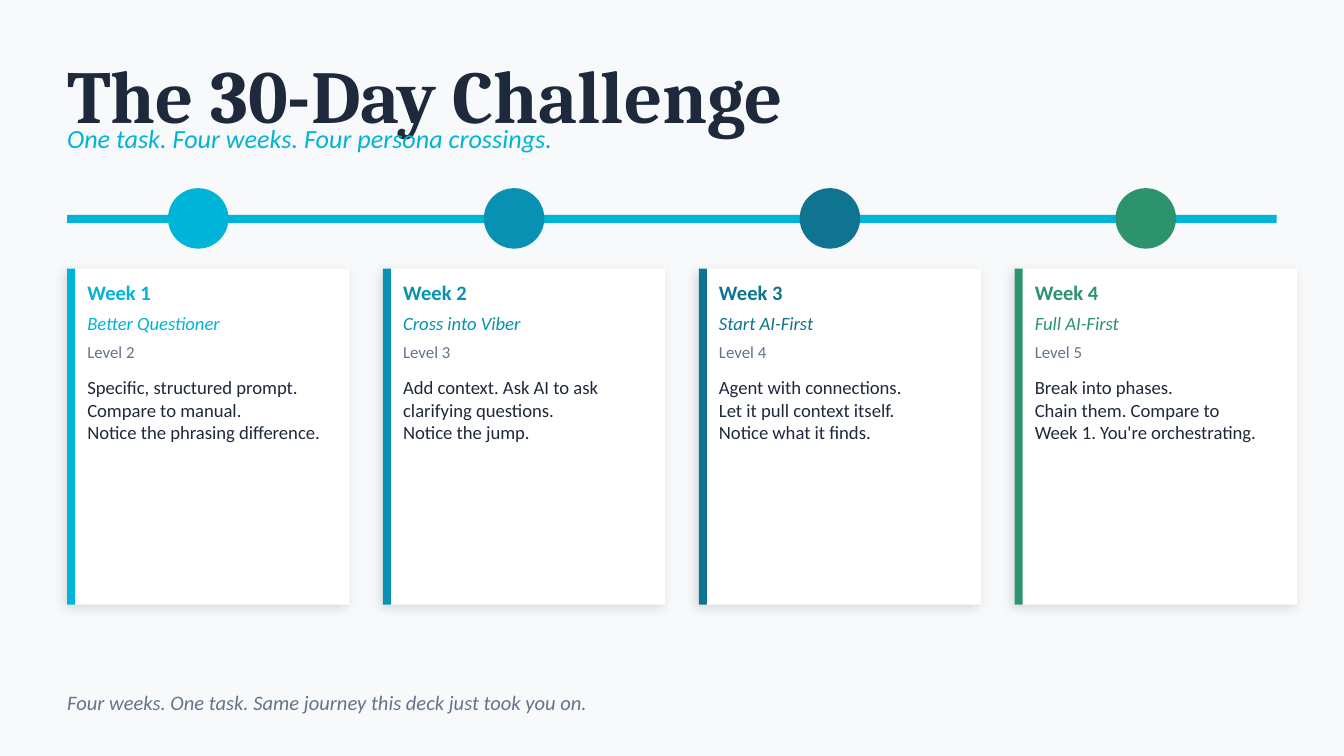
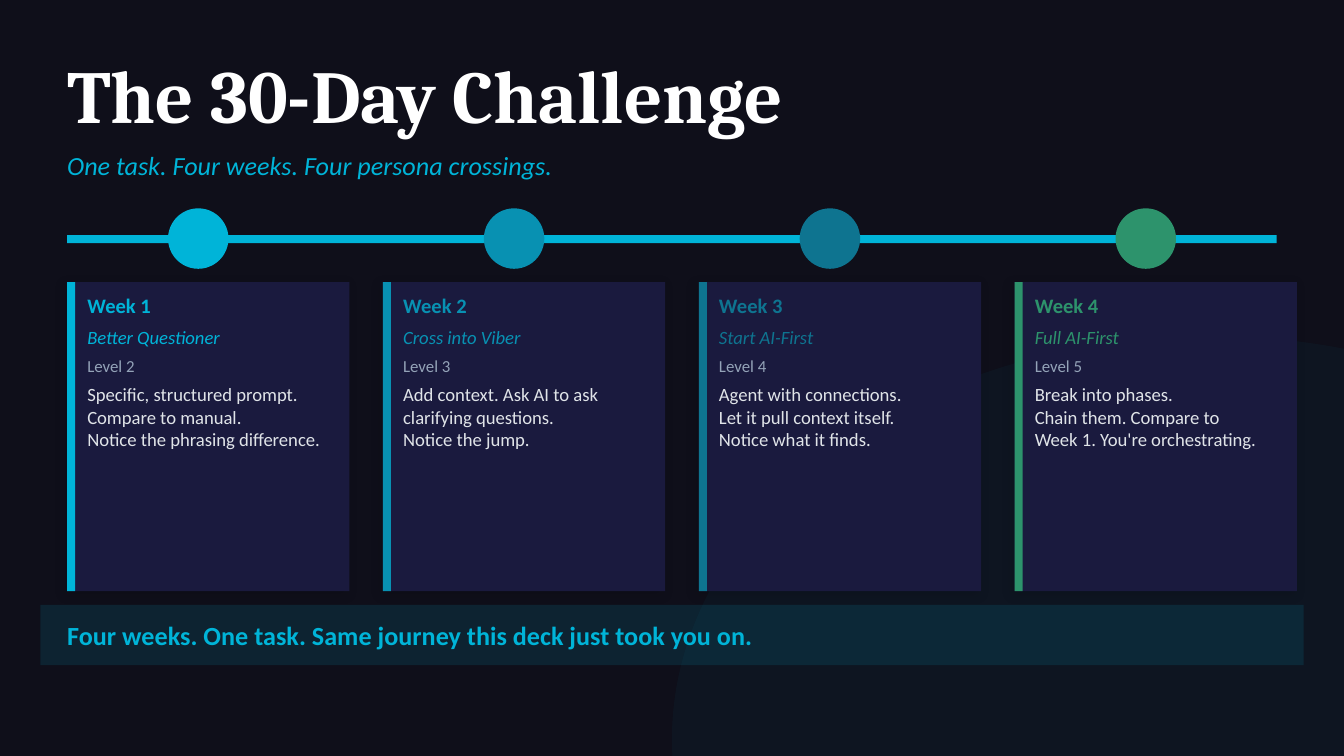
Before and after one commit to michaelengland/ai-best-practices, a slide deck: slide 49 of Getting-Agents-to-Give-Up-Their-Secrets.pptx (slide 47 before the commit). Drawn at 1344x756 pixels with LibreOffice and Linux fonts; fonts in the diff are those of the drawing. Boxes give left, top, right and bottom in pixels: in the first picture for what was removed or moved away, otherwise in the second. Text is boxed around its words. In the diff, an @@ line names an element or a change of style, - is before the commit and + after.

```diff
--- a/Getting-Agents-to-Give-Up-Their-Secrets.pptx
+++ b/Getting-Agents-to-Give-Up-Their-Secrets.pptx
@@ background #F8F9FA to #0F0F1A @@
@@ text "The 30-Day Challenge" at (67, 71, 783, 140): text colour #1E293B to #FFFFFF @@
@@ text "One task. Four weeks. Four ..." rewrapped from (67, 126, 552, 153) to (67, 157, 552, 180) @@
@@ 4 ellipses, 1 rectangle: place and size @@
-4 ellipses, 1 rectangle at (67, 188, 1277, 249)
+4 ellipses, 1 rectangle at (67, 208, 1277, 269)
@@ rectangle: place and size @@
-rectangle at (67, 269, 75, 605)
+rectangle at (67, 282, 75, 591)
@@ rectangle: place and size @@
-rectangle at (67, 269, 349, 605)
+rectangle at (67, 282, 349, 591)
@@ rectangle: place and size @@
-rectangle at (383, 269, 391, 605)
+rectangle at (383, 282, 391, 591)
@@ rectangle: place and size @@
-rectangle at (383, 269, 665, 605)
+rectangle at (383, 282, 665, 591)
@@ rectangle: place and size @@
-rectangle at (699, 269, 707, 605)
+rectangle at (699, 282, 707, 591)
@@ rectangle: place and size @@
-rectangle at (699, 269, 981, 605)
+rectangle at (699, 282, 981, 591)
@@ rectangle: place and size @@
-rectangle at (1015, 269, 1023, 605)
+rectangle at (1015, 282, 1023, 591)
@@ fill #FFFFFF to #1A1A3E in 4 elements at (67, 282, 349, 591), (383, 282, 665, 591), (699, 282, 981, 591), (1015, 282, 1297, 591) @@
@@ rectangle: place and size @@
-rectangle at (1015, 269, 1297, 605)
+rectangle at (1015, 282, 1297, 591)
@@ ellipse added at (672, 336, 1344, 756), fill #00B4D8 at 4% opacity @@
@@ 12 texts: place and size @@
-12 texts at (87, 285, 1119, 358)
+12 texts at (87, 298, 1119, 372)
@@ text colour #64748B to #94A3B8 in 4 elements at (87, 360, 135, 372), (403, 360, 451, 372), (719, 360, 767, 372), (1035, 360, 1083, 372) @@
@@ text "Specific, structured prompt.": place and size @@
-text "Specific, structured prompt." at (87, 381, 320, 442)
+text "Specific, structured prompt." at (87, 388, 320, 449)
@@ text "Add context. Ask AI to ...": place and size @@
-text "Add context. Ask AI to ..." at (403, 381, 598, 442)
+text "Add context. Ask AI to ..." at (403, 388, 598, 449)
@@ text "Agent with connections.": place and size @@
-text "Agent with connections." at (719, 381, 901, 439)
+text "Agent with connections." at (719, 388, 901, 446)
@@ text colour #1E293B to #E0E4E8 in 4 elements at (87, 388, 320, 449), (403, 388, 598, 449), (719, 388, 901, 446), (1035, 388, 1256, 449) @@
@@ text "Break into phases.": place and size @@
-text "Break into phases." at (1035, 381, 1256, 442)
+text "Break into phases." at (1035, 388, 1256, 449)
@@ rectangle added at (40, 605, 1304, 665), fill #00B4D8 at 12% opacity @@
@@ text "Four weeks. One task. Same ...": place and size @@
-text "Four weeks. One task. Same ..." at (67, 696, 586, 714)
+text "Four weeks. One task. Same ..." at (67, 626, 752, 650)
@@ text "Four weeks. One task. Same ..." at (67, 626, 752, 650): size 11 to 14 pt, text colour #64748B to #00B4D8, bold on, italic off @@
```
Also in this commit, not shown: 25 other slides changed, 3 slides added, 1 other file.
